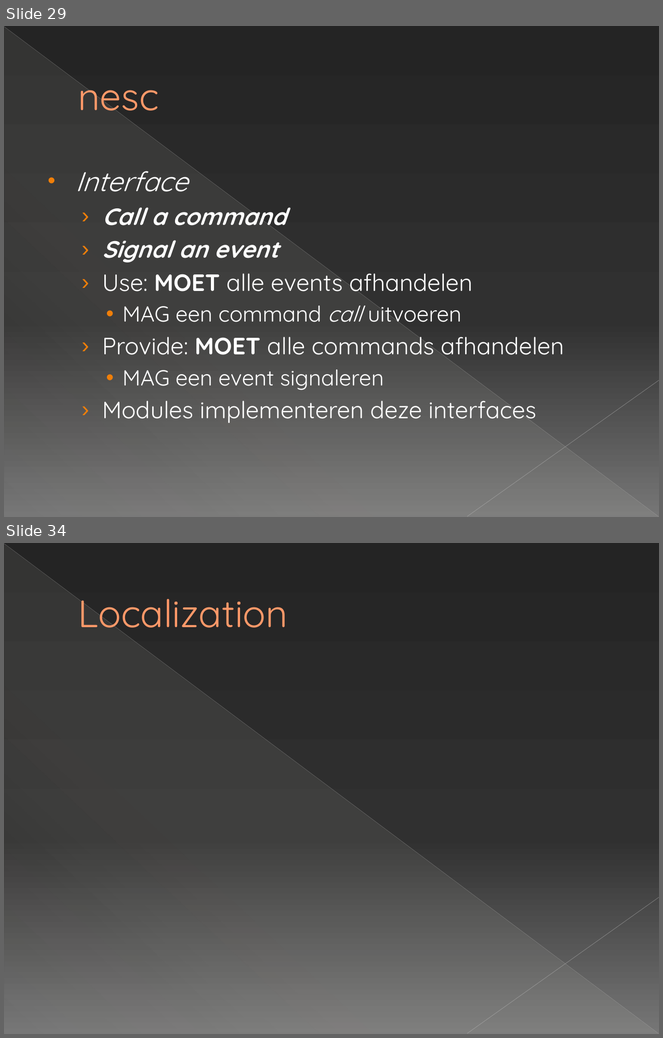
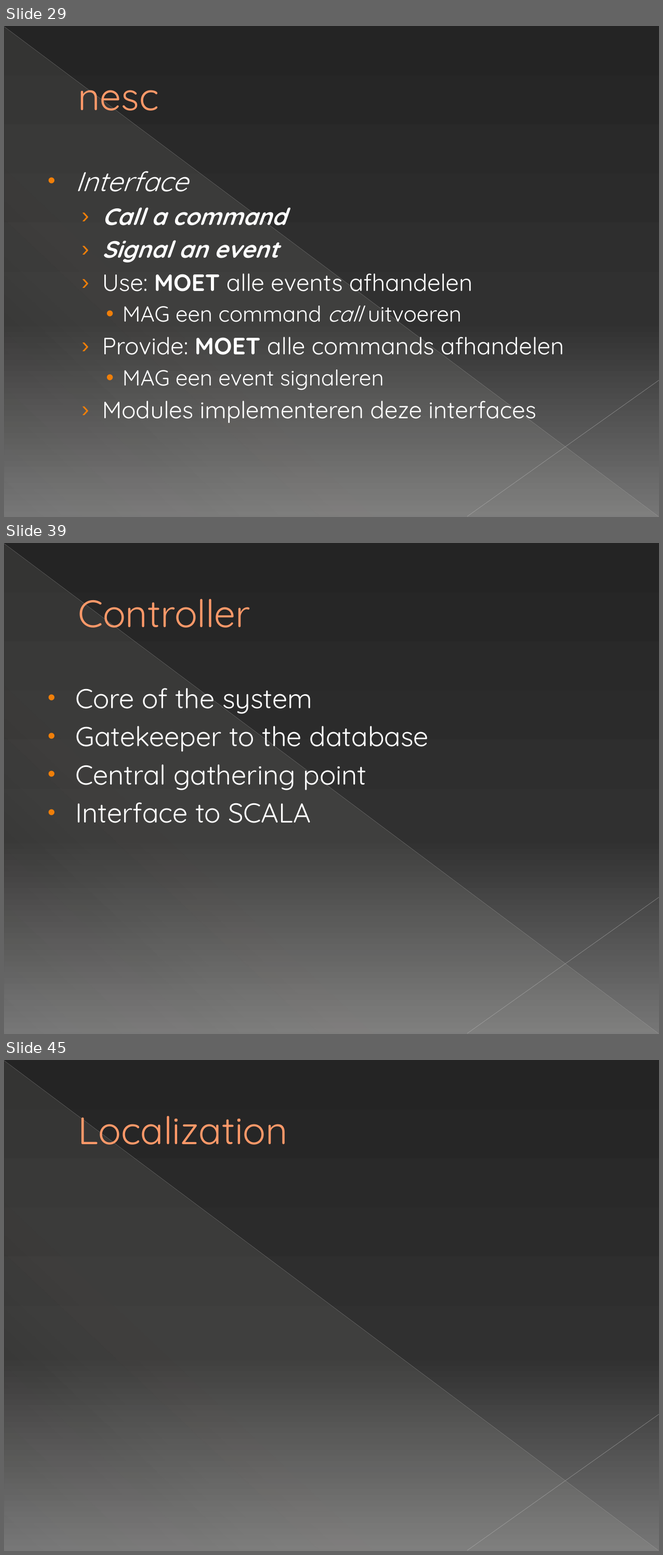
Before and after one commit to michelecorrea3/wsnlocalizationscala, a slide deck: Resources/WSN localization with Senseless framework.pptx. Shown one above the other, each under a label of ours: slides 29 and 34 before the commit, slides 29, 39 and 45 after it; the slides between them are not shown. The pictures are 663x1038 and 663x1555 pixels, drawn with LibreOffice and Linux fonts; fonts in the diff are those of the drawing. Boxes give left, top, right and bottom in pixels: in the first picture for what was removed or moved away, otherwise in the second. Text is boxed around its words. In the diff, an @@ line names an element or a change of style, - is before the commit and + after.

```diff
--- a/Resources/WSN localization with Senseless framework.pptx
+++ b/Resources/WSN localization with Senseless framework.pptx
@@ slide 39 added at (x1=4, y1=543, x2=659, y2=1034), background gradient #242424 to #303030 to #767676; not listed: 3 template elements that a slide beside it also shows @@
@@ title added at (x1=78, y1=599, x2=250, y2=637), 42 pt, text #FF9B6A @@
+Controller
@@ text added at (x1=75, y1=688, x2=429, y2=823), 30 pt, text #FFFFFF @@
+• Core of the system
+• Gatekeeper to the database
+• Central gathering point
+• Interface to SCALA
@@ what was slide 34 is now slide 45 @@
```
Also in this commit, not shown: 3 slides changed, 17 other slides added, 2 slides removed.
